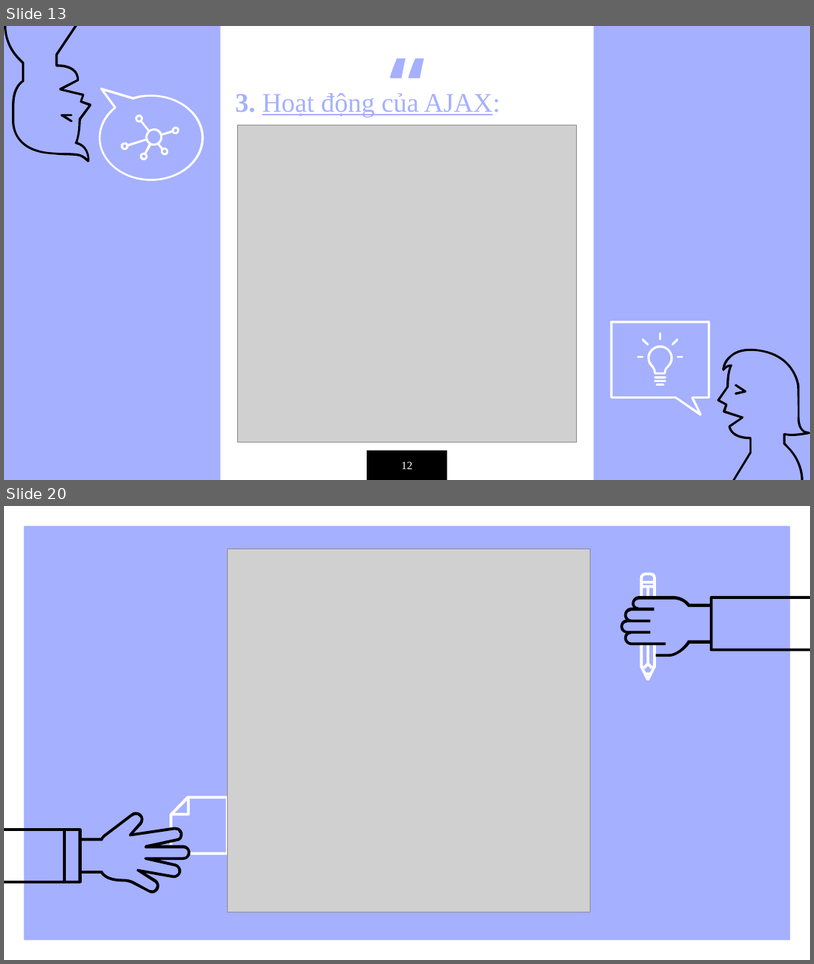
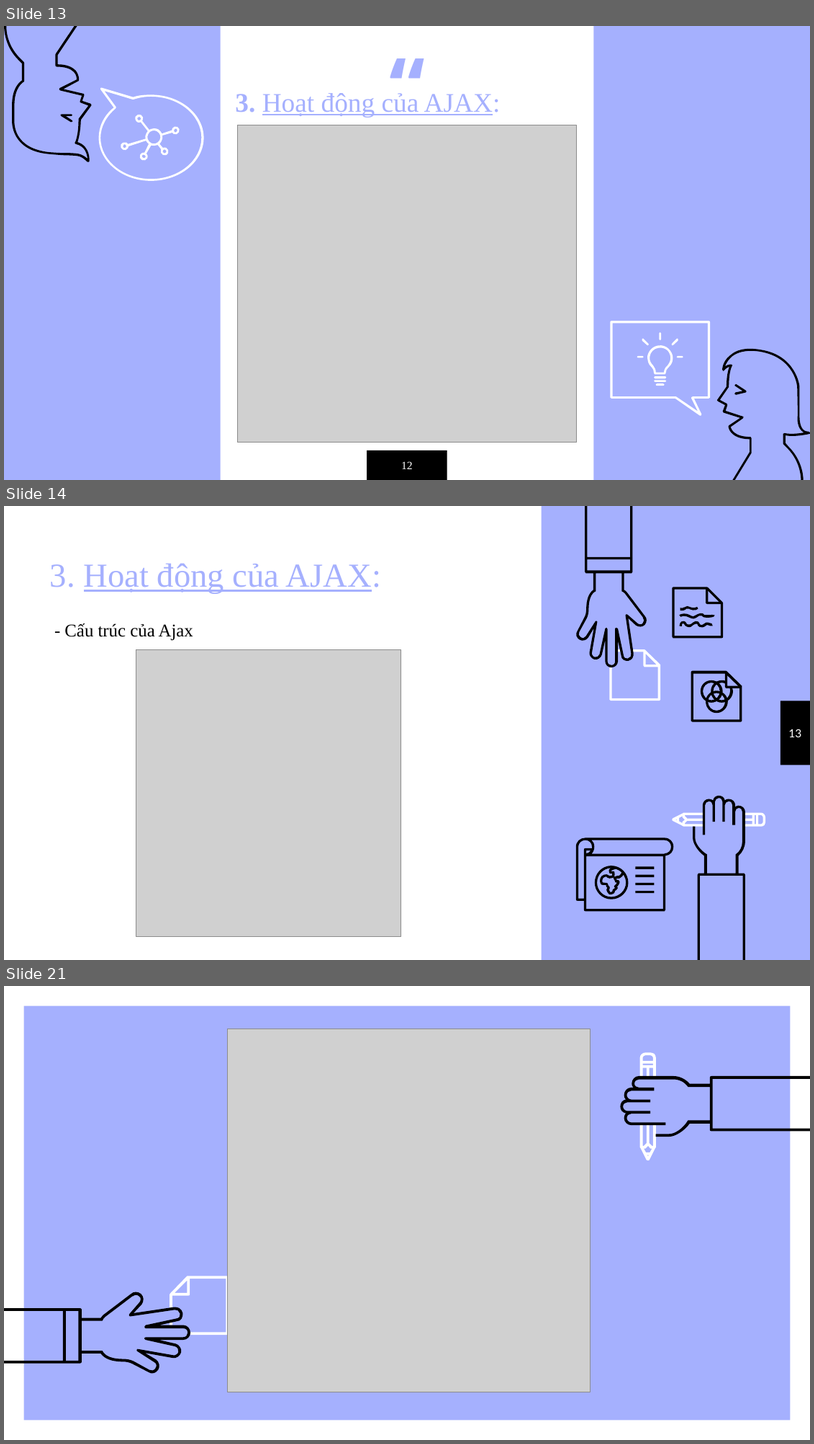
Before and after one commit to covid21team/ShopingDevice, a slide deck: AJAX/Roderigo · SlidesCarnival.pptx. Shown one above the other, each under a label of ours: slides 13 and 20 before the commit, slides 13, 14 and 21 after it; the slides between them are not shown. The pictures are 814x964 and 814x1444 pixels, drawn with LibreOffice and Linux fonts; fonts in the diff are those of the drawing; grey boxes stand for pictures. Boxes give left, top, right and bottom in pixels: in the first picture for what was removed or moved away, otherwise in the second. Text is boxed around its words. In the diff, an @@ line names an element or a change of style, - is before the commit and + after.

Commit message:
fix ppt

```diff
--- a/AJAX/Roderigo · SlidesCarnival.pptx
+++ b/AJAX/Roderigo · SlidesCarnival.pptx
@@ slide 14 added at [4, 506, 810, 960], background #A5B0FE @@
@@ rectangle added at [4, 506, 542, 959], fill #FFFFFF @@
@@ group added at [576, 506, 742, 721]: 13 freeform shapes @@
@@ title added at [50, 563, 381, 594], 30 pt, text #A5B0FE, underline @@
+3. Hoạt động của AJAX:
@@ text added at [64, 623, 193, 641], 16 pt, text #000000 @@
+- Cấu trúc của Ajax
@@ rectangle added at [42, 645, 524, 672], fill #FFFFFF @@
@@ picture added at [136, 649, 401, 936] @@
@@ rectangle added at [781, 701, 810, 766], fill #000000 @@
@@ text added at [789, 728, 802, 737], 10 pt, text #FFFFFF @@
+13
@@ group added at [576, 795, 766, 960]: 5 freeform shapes, 4 rectangles @@
@@ what was slide 20 is now slide 21 @@
```
Also in this commit, not shown: 6 slides changed.
